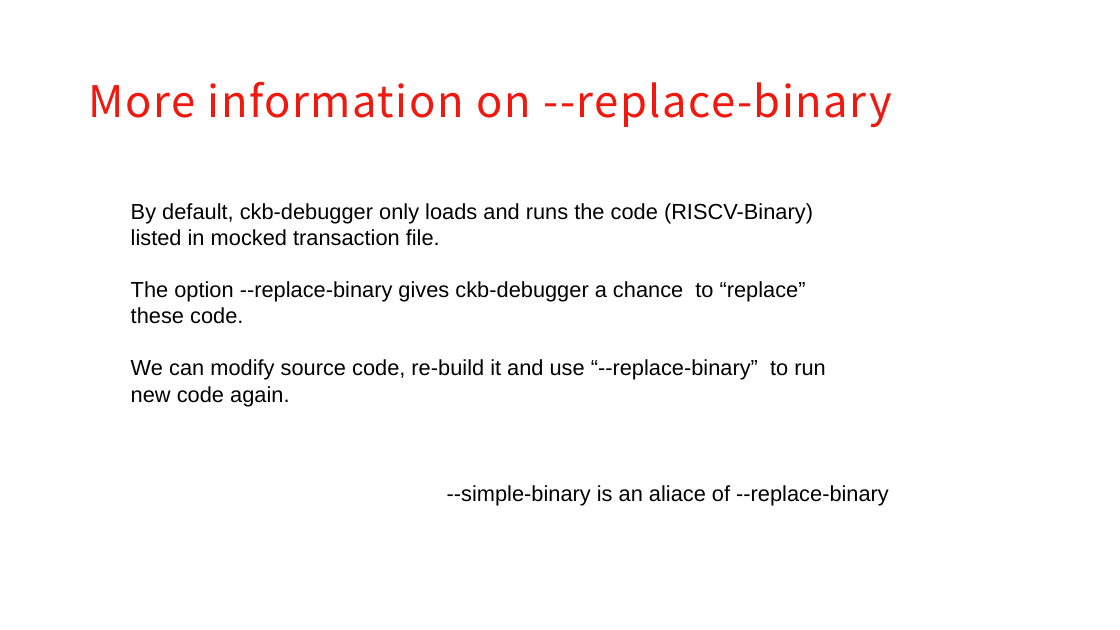
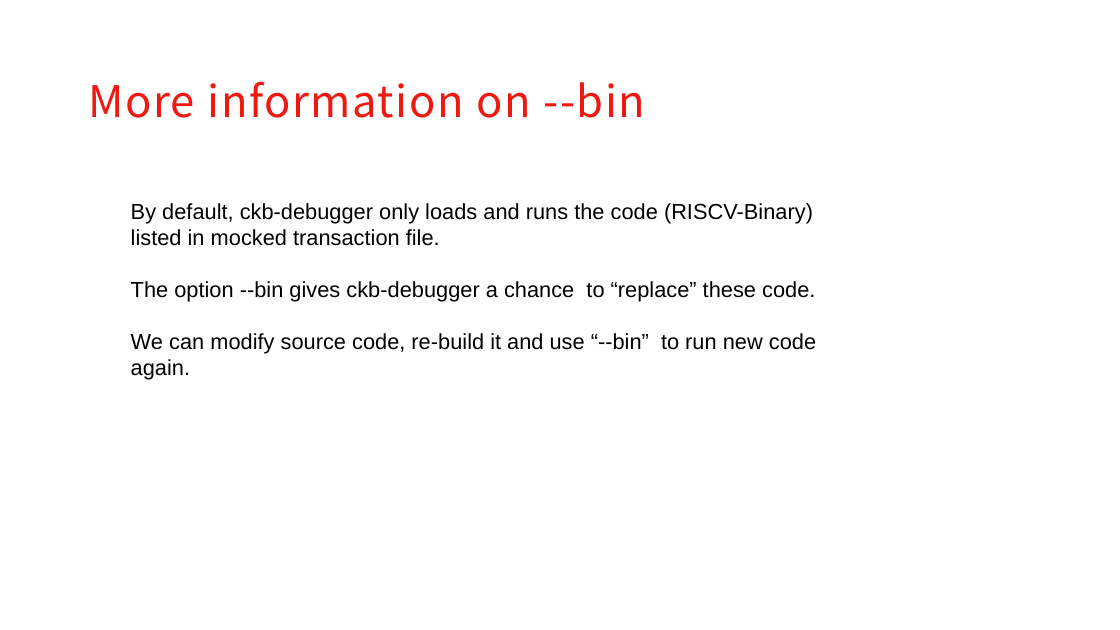
Before and after one commit to XuJiandong/ckb-debugger-playground, a slide deck: slide 11 of slides/presentation.pptx (slide 9 before the commit). Drawn at 1120x630 pixels with LibreOffice and Linux fonts; fonts in the diff are those of the drawing; background and template pictures are left out. Boxes give left, top, right and bottom in pixels: in the first picture for what was removed or moved away, otherwise in the second. Text is boxed around its words. In the diff, an @@ line names an element or a change of style, - is before the commit and + after.

Commit message:
updated according to new ckb-debugger

```diff
--- a/slides/presentation.pptx
+++ b/slides/presentation.pptx
@@ text at <box>88,81,645,118</box>: text changed @@
-More information on --replace-binary
+More information on --bin
@@ text at <box>131,281,816,380</box>: text changed @@
-The option --replace-binary gives ckb-debugger a chance to “replace” these code.
-We can modify source code, re-build it and use “--replace-binary” to run new code again.
+The option --bin gives ckb-debugger a chance to “replace” these code.
+We can modify source code, re-build it and use “--bin” to run new code again.
@@ text removed at <box>447,485,889,506</box> @@
---simple-binary is an aliace of --replace-binary
```
Also in this commit, not shown: 7 other slides changed, 3 slides added, 2 other files.
